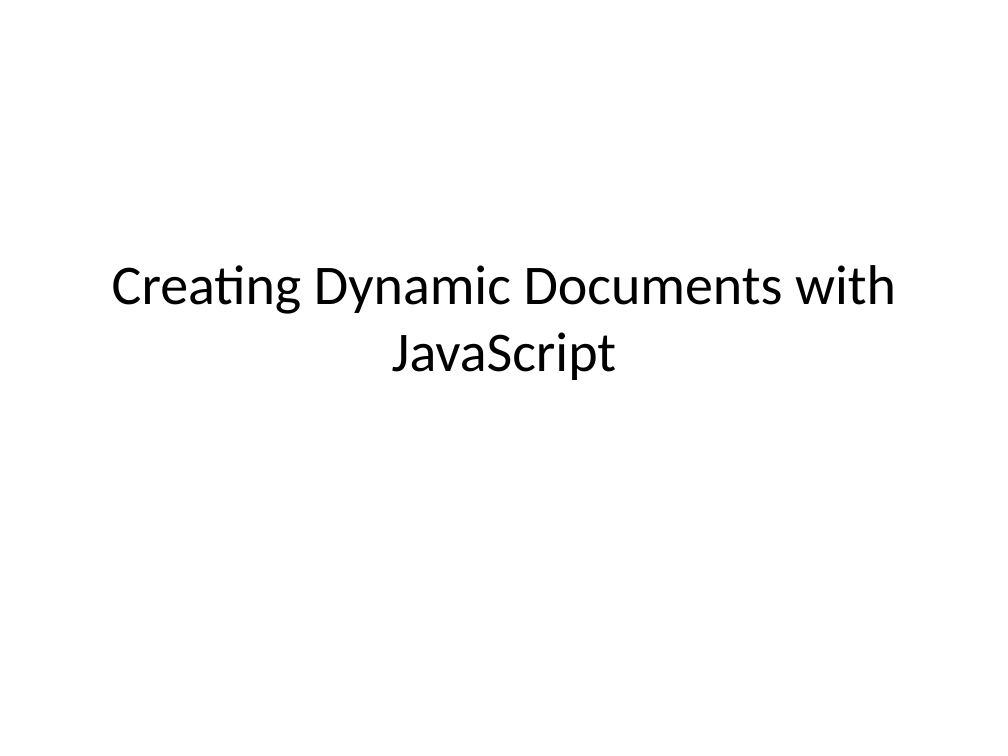
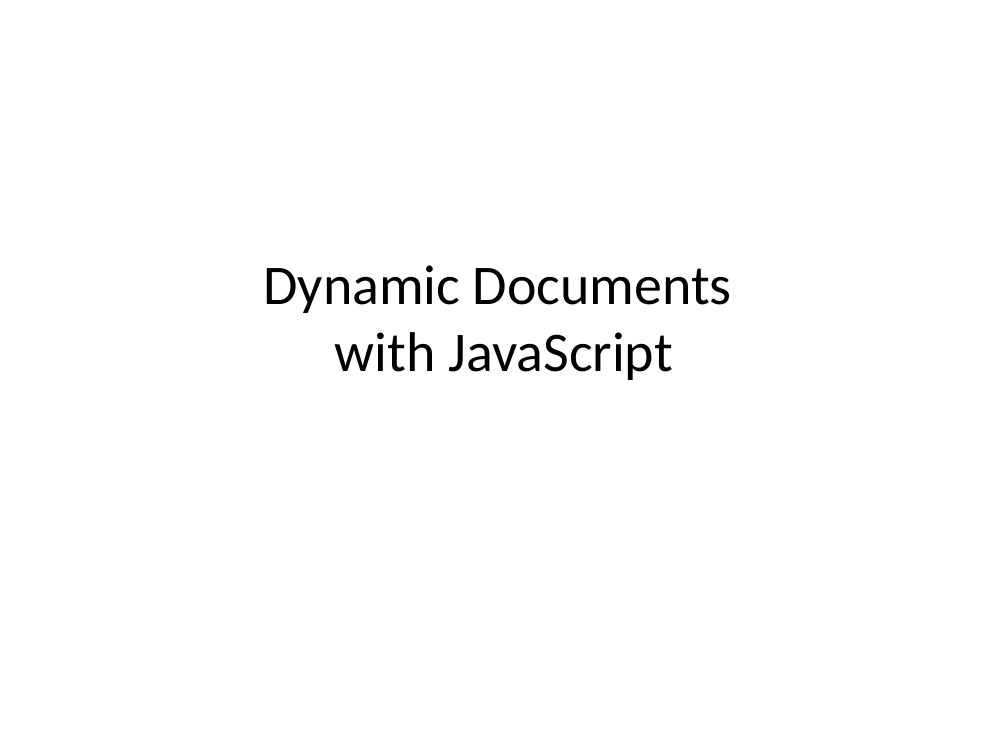
Before and after one commit to EricJPogue/www-epogue-info, a slide deck: slide 1 of CPSC-24700/Presentations/dynamic-documents-with-javascript.pptx. Drawn at 1008x756 pixels with LibreOffice and Linux fonts; fonts in the diff are those of the drawing. Boxes give left, top, right and bottom in pixels: in the first picture for what was removed or moved away, otherwise in the second. Text is boxed around its words. In the diff, an @@ line names an element or a change of style, - is before the commit and + after.

Commit message:
Updated session 18 documents.

```diff
--- a/CPSC-24700/Presentations/dynamic-documents-with-javascript.pptx
+++ b/CPSC-24700/Presentations/dynamic-documents-with-javascript.pptx
@@ title at bbox=[263, 265, 732, 380]: text changed @@
-Creating Dynamic Documents with JavaScript
+Dynamic Documents
+with JavaScript
```
Also in this commit, not shown: 2 other slides changed, 1 slide added, 4 other files.
